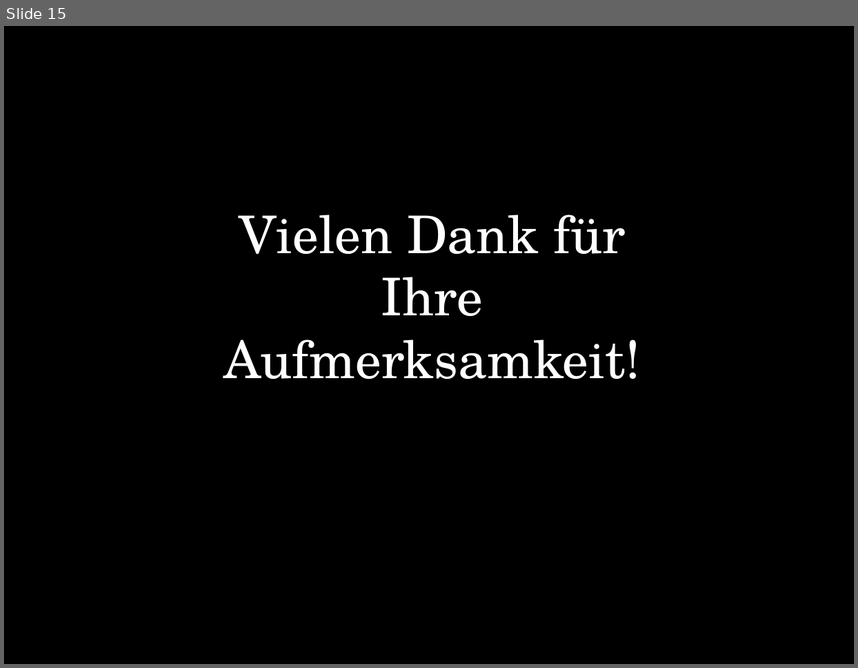
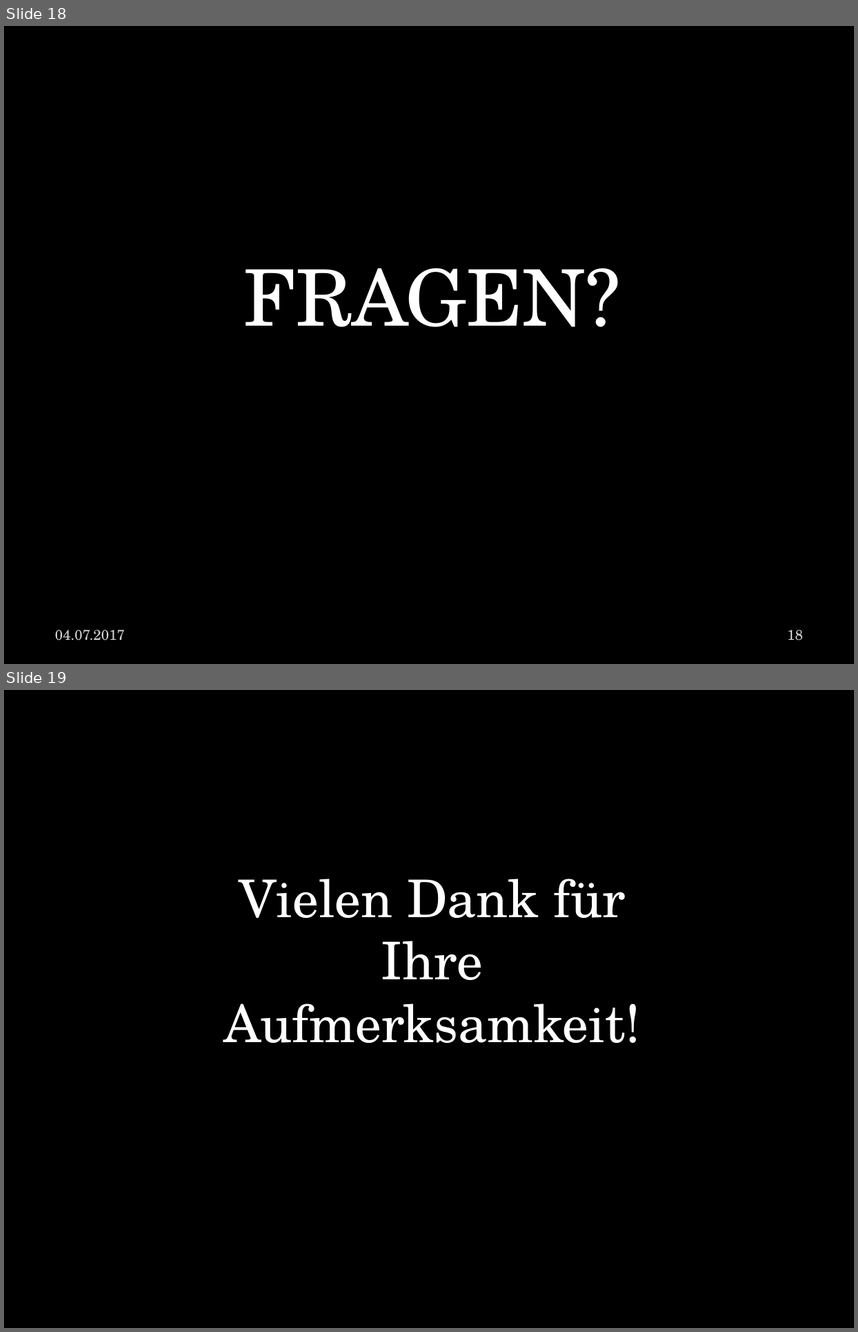
Before and after one commit to LaurenzGebauer/ElementTD, a slide deck: svn/JG16S17P06/trunk/Documentation/ProjectDocumentation/Presentation.pptx. Shown one above the other, each under a label of ours: slide 15 before the commit, slides 18 and 19 after it. The pictures are 858x668 and 858x1332 pixels, drawn with LibreOffice and Linux fonts; fonts in the diff are those of the drawing; background and template pictures are left out; a plain dark background stands for a picture behind light text. Boxes give left, top, right and bottom in pixels: in the first picture for what was removed or moved away, otherwise in the second. Text is boxed around its words. In the diff, an @@ line names an element or a change of style, - is before the commit and + after.

```diff
--- a/svn/JG16S17P06/trunk/Documentation/ProjectDocumentation/Presentation.pptx
+++ b/svn/JG16S17P06/trunk/Documentation/ProjectDocumentation/Presentation.pptx
@@ slide 18 added at <box>4,26,854,664</box>, background picture (left out); not listed: 1 template element that a slide beside it also shows @@
@@ title added at <box>244,267,621,327</box>, 66 pt, text #FFFFFF @@
+FRAGEN?
@@ text added at <box>55,629,125,640</box>, 12 pt, text #D9D9D9 @@
+04.07.2017
@@ page number added at <box>787,629,803,640</box>, 12 pt, text #D9D9D9 @@
+18
@@ what was slide 15 is now slide 19 @@
```
Also in this commit, not shown: 13 slides changed, 3 other slides added, 4 other files.
